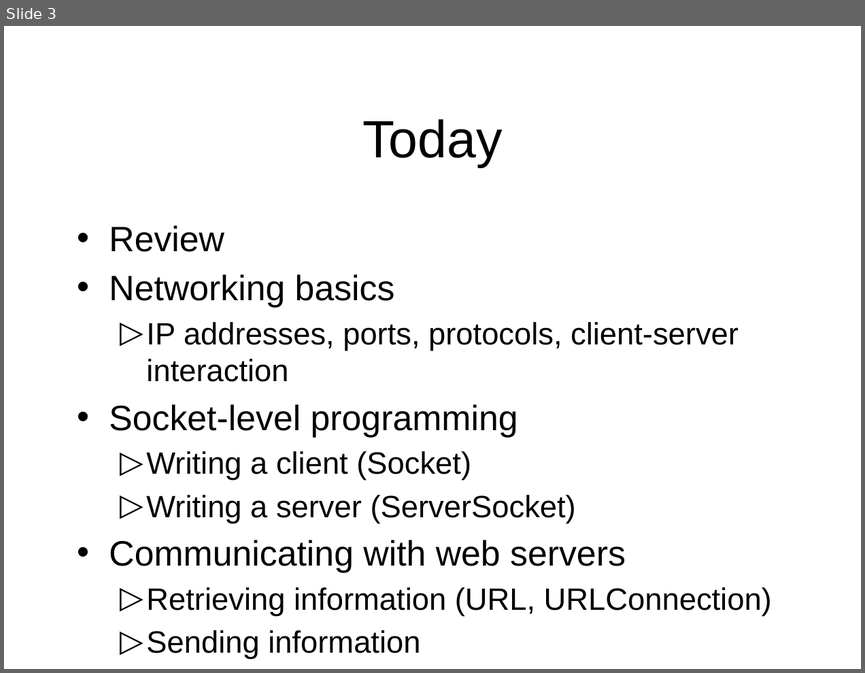
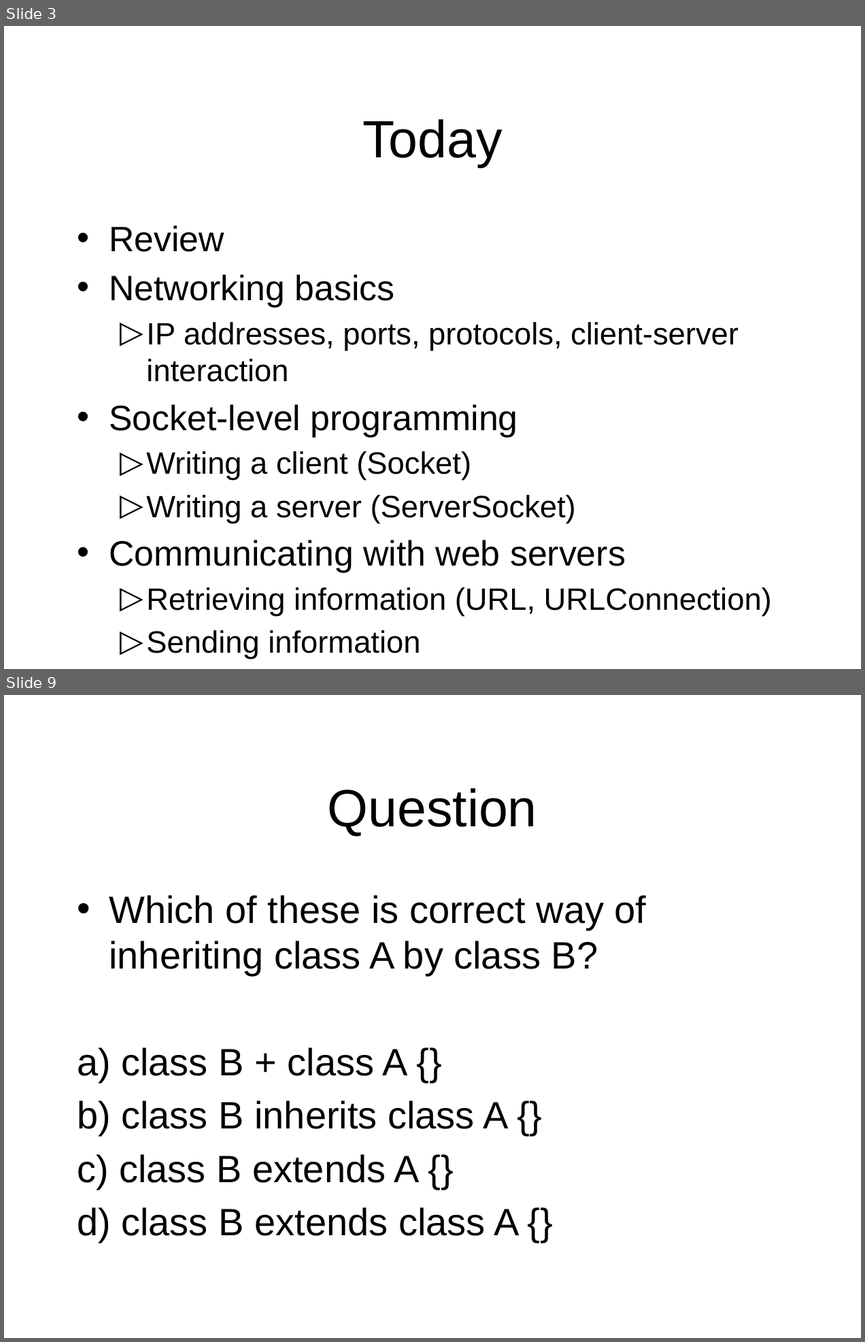
Before and after one commit to octaviordz/zjnu2017.github.io, a slide deck: OOP/lectures/120--Network.Programming.pptx. Shown one above the other, each under a label of ours: slide 3 before the commit, slides 3 and 9 after it; the slides between them are not shown. The pictures are 865x673 and 865x1342 pixels, drawn with LibreOffice and Linux fonts; fonts in the diff are those of the drawing. Boxes give left, top, right and bottom in pixels: in the first picture for what was removed or moved away, otherwise in the second. Text is boxed around its words. In the diff, an @@ line names an element or a change of style, - is before the commit and + after.

Commit message:
Update slides with review questions for lecture.

```diff
--- a/OOP/lectures/120--Network.Programming.pptx
+++ b/OOP/lectures/120--Network.Programming.pptx
@@ slide 9 added at <box>4,695,861,1338</box>, background #FFFFFF @@
@@ title added at <box>328,788,537,836</box>, 44 pt, text #000000 @@
+Question
@@ text added at <box>77,895,647,1242</box>, 32 pt, text #000000 @@
+• Which of these is correct way of inheriting class A by class B?
+a) class B + class A {}
+b) class B inherits class A {}
+c) class B extends A {}
+d) class B extends class A {}
```
Also in this commit, not shown: 2 slides changed, 16 other slides added, 2 other files.
